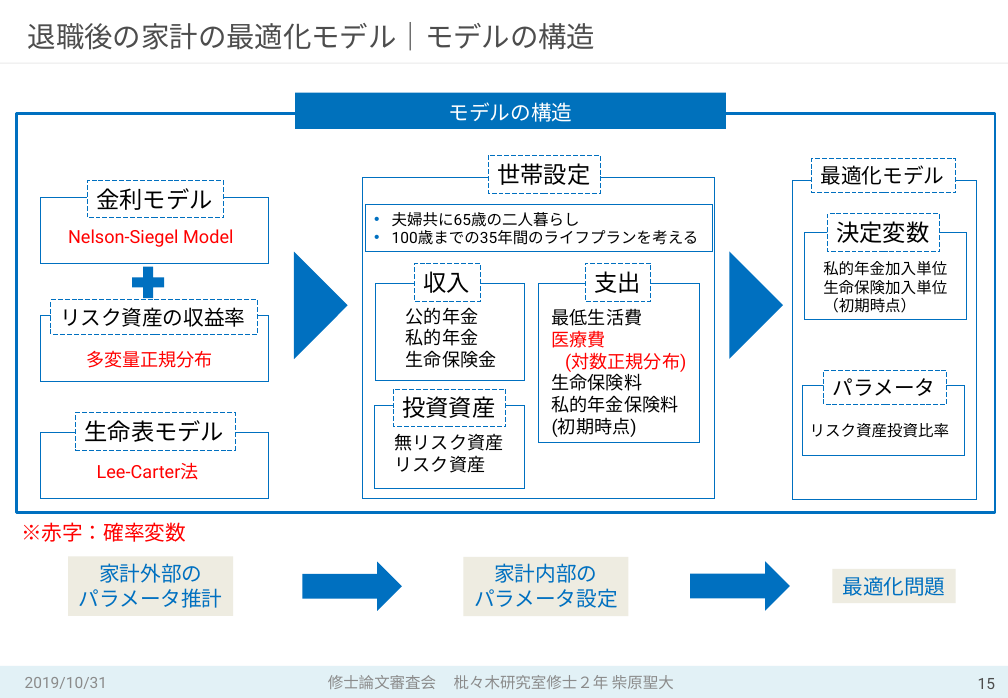
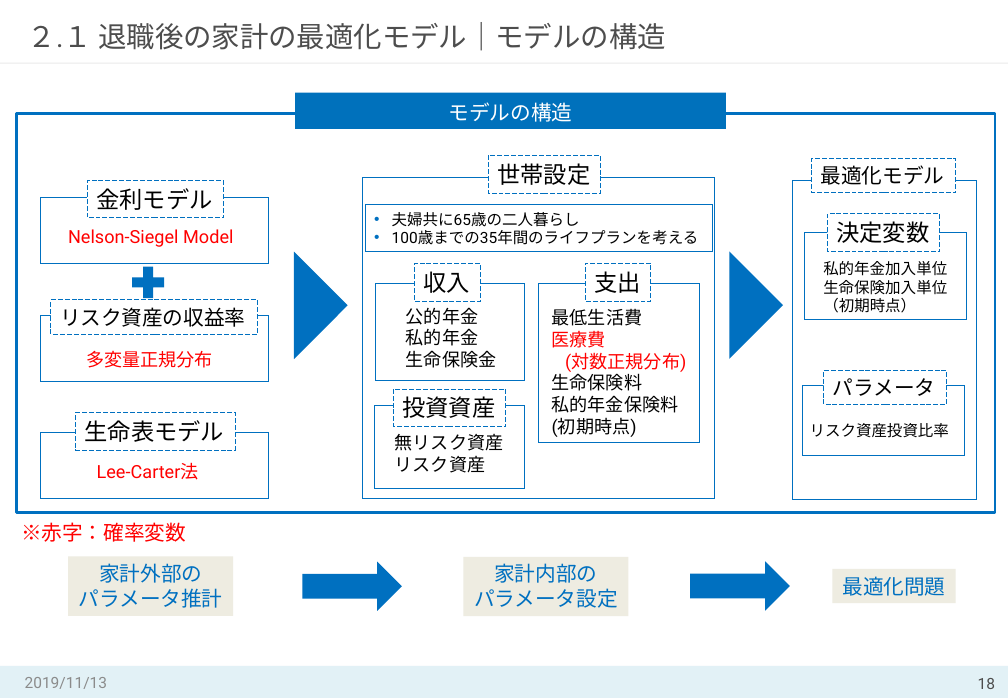
Before and after one commit to MasahiroShibahara/Open, a slide deck: slide 18 of Masahiro_Shibahara①.pptx (slide 15 before the commit). Drawn at 1008x698 pixels with LibreOffice and Linux fonts; fonts in the diff are those of the drawing. Boxes give left, top, right and bottom in pixels: in the first picture for what was removed or moved away, otherwise in the second. Text is boxed around its words. In the diff, an @@ line names an element or a change of style, - is before the commit and + after.

```diff
--- a/Masahiro_Shibahara①.pptx
+++ b/Masahiro_Shibahara①.pptx
@@ title at bbox=[28, 22, 666, 51]: text changed @@
-退職後の家計の最適化モデル｜モデルの構造
+２.１ 退職後の家計の最適化モデル｜モデルの構造
@@ text at bbox=[25, 677, 107, 689]: text changed @@
-2019/10/31
+2019/11/13
@@ text removed at bbox=[328, 675, 674, 689] @@
-修士論文審査会 枇々木研究室修士２年 柴原聖大
```
Also in this commit, not shown: 40 other slides changed, 6 slides added.
